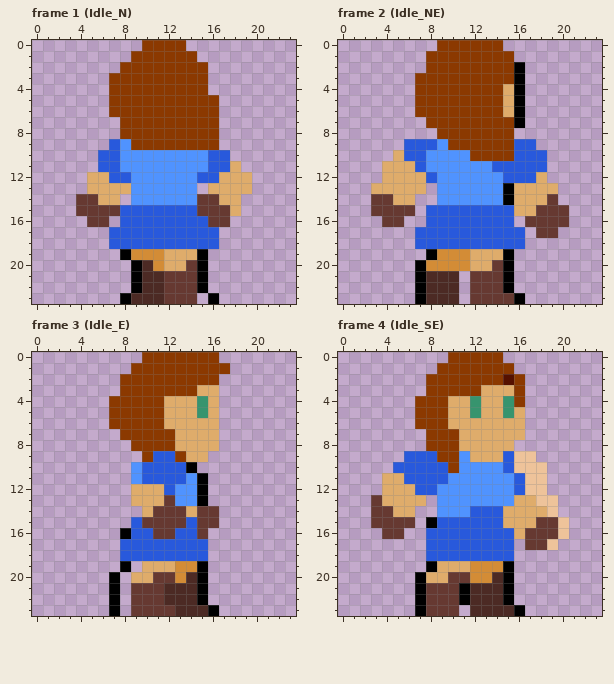
Two states of a pixel-art file, The Curious Life of Eden/Assets/Sprites/EdenSprites.aseprite. Above is the file before it was changed.
24x24 pixels, 112 frames. Shown: frame 1 (Idle_N), frame 2 (Idle_NE), frame 3 (Idle_E), frame 4 (Idle_SE). The commit also changed other frames, which this record leaves out.
Once edited:
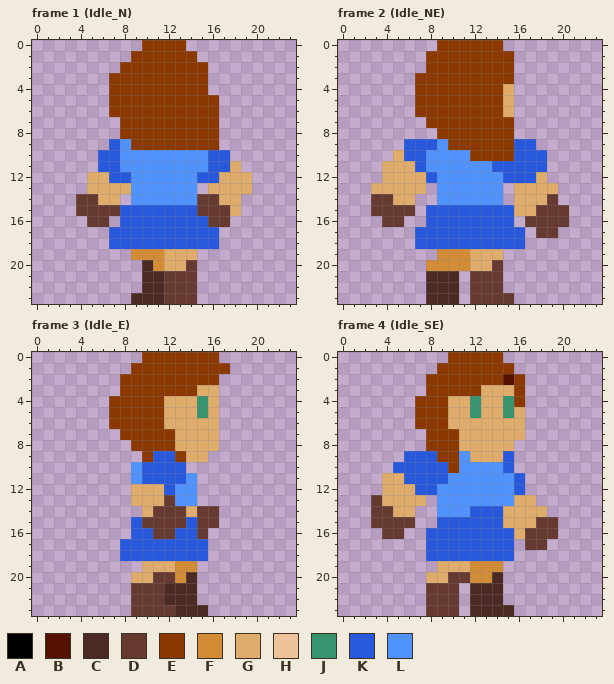
Palette (. is transparent): A #000000  B #551100  C #4c2a24  D #663931  E #8b3900  F #d38c36  G #dfac6b  H #eec39a  J #37946e  K #2859dc  L #5093ff
Change:
layer "Sketch/Sketch" now hidden
Frame 1 (Idle_N):
Colour A is removed in row 19 at x 8 and 15; in rows 20 to 22 at x 9 and 15; in row 23 at x 8 and 16.
Frame 2 (Idle_NE):
Colour A is removed in rows 2 to 7 at x 16; in rows 13 to 14 at x 15; in row 19 at x 8 and 15; in rows 20 to 22 at x 7 and 15; in row 23 at x 7 and 16.
Frame 3 (Idle_E):
Colour A is removed in row 10 at x 14; in rows 11 to 13 at x 15; in row 16 at x 8; in row 19 at x 8 and 15; in rows 20 to 22 at x 7 and 15; in row 23 at x 7 and 16.
Frame 4 (Idle_SE):
Colour A is removed in row 15 at x 8; in row 19 at x 8 and 15; in row 20 at x 7 and 15; in rows 21 to 22 at x 7, 11 and 15; in row 23 at x 7 and 16.
Colour H is removed in row 9 at x 16 to 17; in row 10 at x 16 to 18; in rows 11 to 12 at x 17 to 18; in row 13 at x 18 to 19; in row 14 at x 19; in rows 15 to 16 at x 20.
Colour H is removed in row 17 at x 19.
